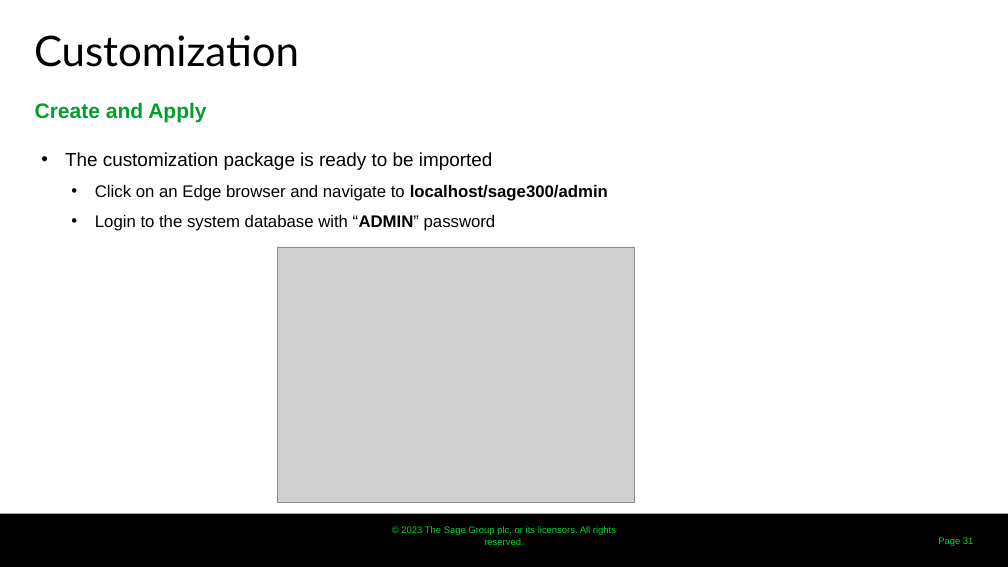
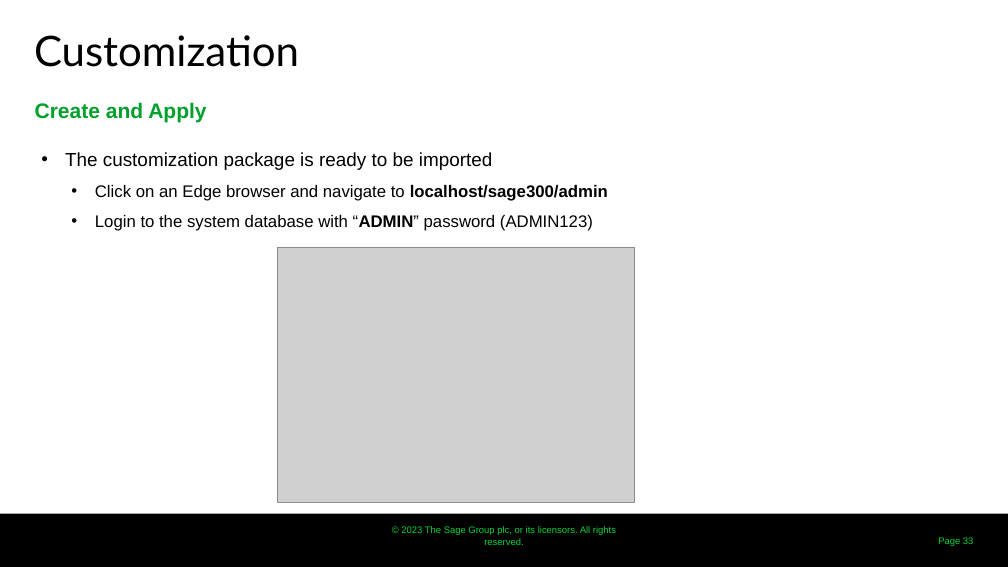
Before and after one commit to SageNADev/Sage300-SDK, a slide deck: slide 33 of docs/presentations/Sage300TechnicalSessionHandsOn.pptx (slide 31 before the commit). Drawn at 1008x567 pixels with LibreOffice and Linux fonts; fonts in the diff are those of the drawing; grey boxes stand for pictures; background and template pictures are left out. Boxes give left, top, right and bottom in pixels: in the first picture for what was removed or moved away, otherwise in the second. Text is boxed around its words. In the diff, an @@ line names an element or a change of style, - is before the commit and + after.

```diff
--- a/docs/presentations/Sage300TechnicalSessionHandsOn.pptx
+++ b/docs/presentations/Sage300TechnicalSessionHandsOn.pptx
@@ text at (95, 215, 593, 231): text changed @@
-  • Login to the system database with “ADMIN” password
+  • Login to the system database with “ADMIN” password (ADMIN123)
@@ page number at (938, 537, 974, 546): text changed @@
-Page 31
+Page 33
```
Also in this commit, not shown: 6 other slides changed, 2 slides added, 1 other file.
